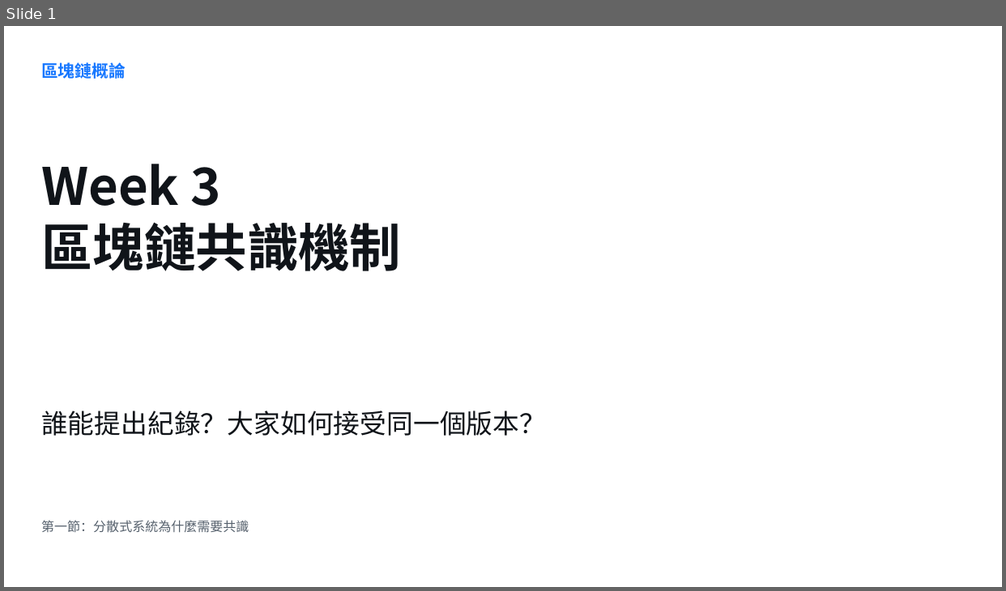
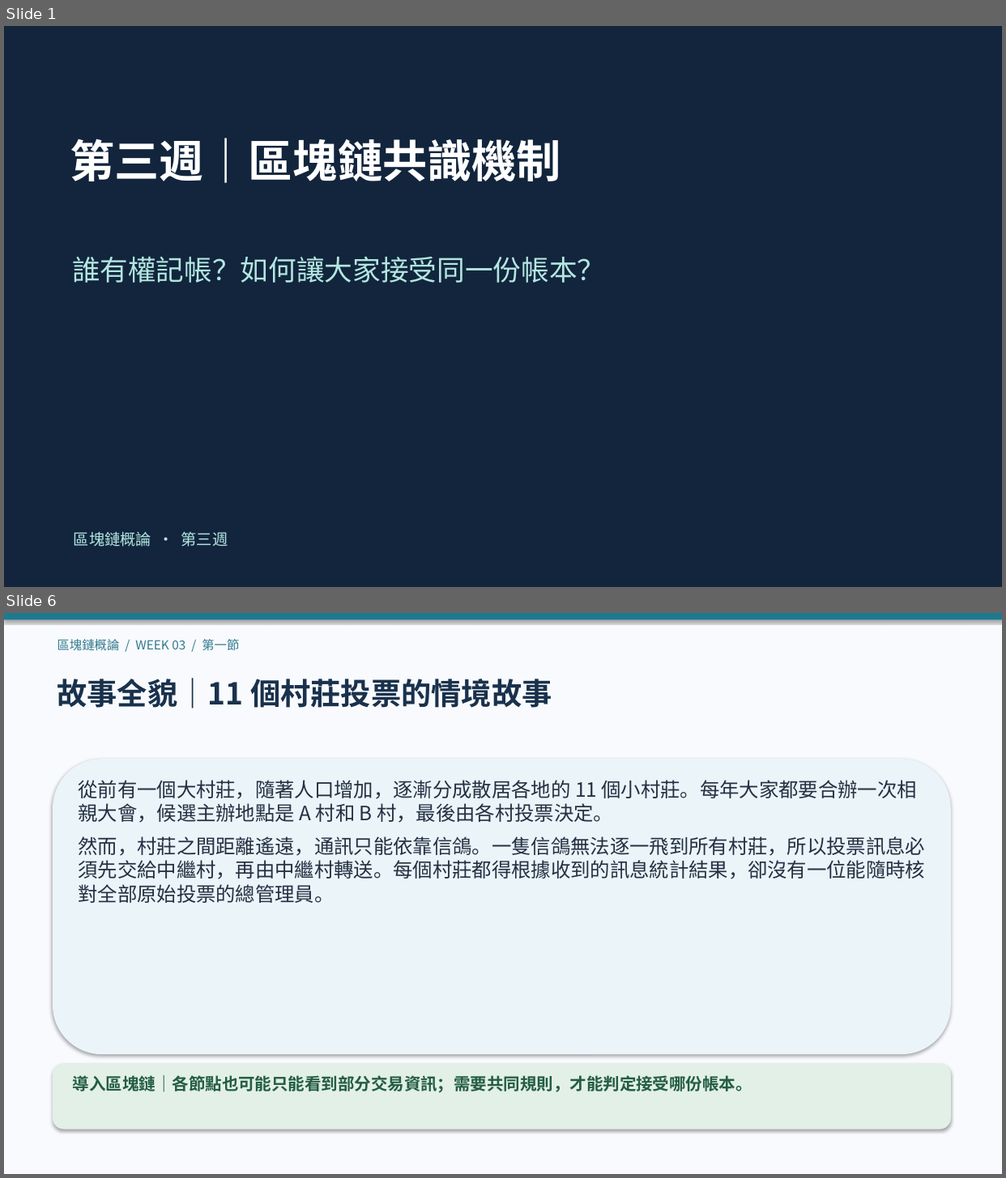
Before and after one commit to tinachiukc/blockchain-course, a slide deck: materials/Week03_區塊鏈共識機制_授課簡報.pptx. Shown one above the other, each under a label of ours: slide 1 before the commit, slides 1 and 6 after it; the slides between them are not shown. The pictures are 1006x591 and 1006x1178 pixels, drawn with LibreOffice and Linux fonts; fonts in the diff are those of the drawing. Boxes give left, top, right and bottom in pixels: in the first picture for what was removed or moved away, otherwise in the second. Text is boxed around its words. In the diff, an @@ line names an element or a change of style, - is before the commit and + after.

```diff
--- a/materials/Week03_區塊鏈共識機制_授課簡報.pptx
+++ b/materials/Week03_區塊鏈共識機制_授課簡報.pptx
@@ slide 6 added at (4, 613, 1002, 1174), background #F8FAFD @@
@@ rectangle added at (4, 613, 1002, 619), fill #1E798F @@
@@ text added at (57, 639, 239, 651), 12 pt, text #337A8E @@
+區塊鏈概論 / WEEK 03 / 第一節
@@ text added at (57, 678, 552, 709), 29 pt, text #19314C, bold @@
+故事全貌｜11 個村莊投票的情境故事
@@ rounded rectangle added at (53, 759, 951, 1054), fill #EBF4F9 @@
@@ text added at (78, 780, 925, 903), 19 pt, text #233042 @@
+從前有一個大村莊，隨著人口增加，逐漸分成散居各地的 11 個小村莊。每年大家都要合辦一次相親大會，候選主辦地點是 A 村和 B 村，最後由各村投票決定。
+然而，村莊之間距離遙遠，通訊只能依靠信鴿。一隻信鴿無法逐一飛到所有村莊，所以投票訊息必須先交給中繼村，再由中繼村轉送。每個村莊都得根據收到的訊息統計結果，卻沒有一位能隨時核對全部原始投票的總管理員。
@@ rounded rectangle added at (53, 1063, 951, 1130), fill #E2F0E7 @@
@@ text added at (73, 1076, 752, 1093), 16 pt, text #245D43, bold @@
+導入區塊鏈｜各節點也可能只能看到部分交易資訊；需要共同規則，才能判定接受哪份帳本。
@@ slide 1 changed as well @@
@@ background #FFFFFF to #12253D @@
@@ text at (70, 138, 560, 183): text changed; size 49.5 to 43 pt; text colour #101419 to #FFFFFF @@
-Week 3
-區塊鏈共識機制
+第三週｜區塊鏈共識機制
@@ text at (72, 256, 605, 283): text changed; size 25.5 to 27 pt; text colour #101419 to #B3E7E1 @@
-誰能提出紀錄？大家如何接受同一個版本？
+誰有權記帳？如何讓大家接受同一份帳本？
@@ text removed at (41, 520, 249, 533) @@
-第一節：分散式系統為什麼需要共識
@@ text at (74, 532, 228, 547): text changed; size 16.3 to 15 pt; text colour #1677FF to #B3E7E1; bold off @@
-區塊鏈概論
+區塊鏈概論 · 第三週
```
Also in this commit, not shown: 43 other slides added, 32 slides removed.
